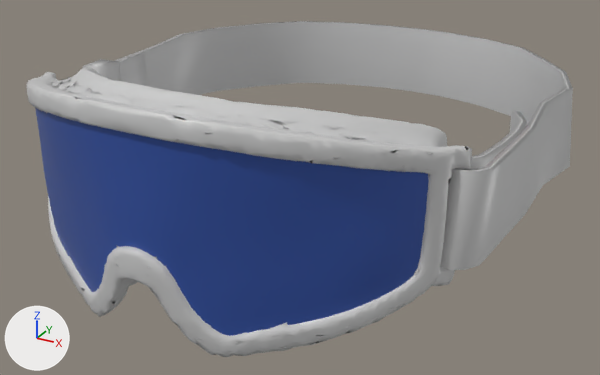
The glTF model public/models/ski-goggles.glb as it was, and as the next commit left it.
The view is the same before and after, from a 50 mm lens placed at (0.152, -0.304, 1.796), pointed at (0.001, -0.03, 1.658). Arrows for +X, +Y and +Z are at lower left; the lights stay in place. The picture after the commit comes second.

Objects in the first picture: 'frame', 'lens', 'strap'.
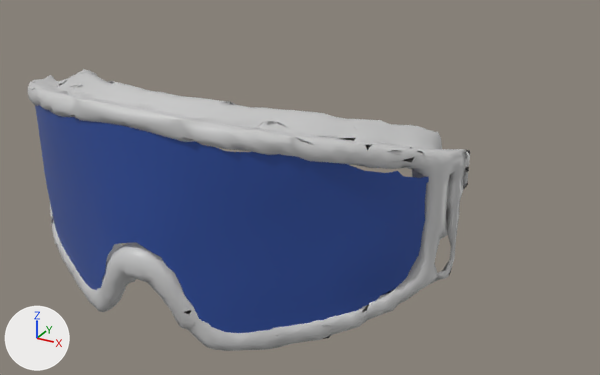
What differs and where, as boxes (x1, y1, x2, y2) in the pictures (600 x 375 px):
'lens', reshaped: before (35, 108, 429, 336); after (35, 105, 429, 333)
'strap', deleted: before (83, 21, 573, 270)
'frame', reshaped: before (27, 67, 472, 357); after (28, 69, 470, 351)

The edits, one by one:
me_mesh_1 is used by ob_frame; location (0.0, 0.0, 0.0).
me_mesh_1 had 7010 vertices, 15368 faces and spanned x -0.085..0.085, y -0.135..-0.064, z 1.643..1.723.
me_mesh_1 now has 2809 vertices, 6456 faces and spans x -0.085..0.085, y -0.135..-0.065, z 1.644..1.722.
me_mesh_1 part 1: 119 vertices moved within x -0.081..0.081, y -0.134..-0.065, z 1.646..1.721; 6709 vertices removed from x -0.085..0.085, y -0.135..-0.064, z 1.643..1.723; 2508 vertices added at x -0.084..0.084, y -0.135..-0.065, z 1.644..1.722.
me_mesh_2 is used by ob_lens; location (0.0, 0.0, 0.0).
me_mesh_2 had 1785 vertices, 3394 faces and spanned x -0.078..0.078, y -0.132..-0.088, z 1.647..1.717.
me_mesh_2 now has 803 vertices, 1471 faces and spans x -0.077..0.077, y -0.132..-0.088, z 1.649..1.716.
me_mesh_2 part 2: 37 vertices moved within x -0.072..0.07, y -0.132..-0.096, z 1.65..1.714; 1642 vertices removed from x -0.078..0.078, y -0.132..-0.088, z 1.647..1.717; 660 vertices added at x -0.077..0.077, y -0.132..-0.088, z 1.649..1.716.
Object 'strap' (ob_strap) is deleted.
